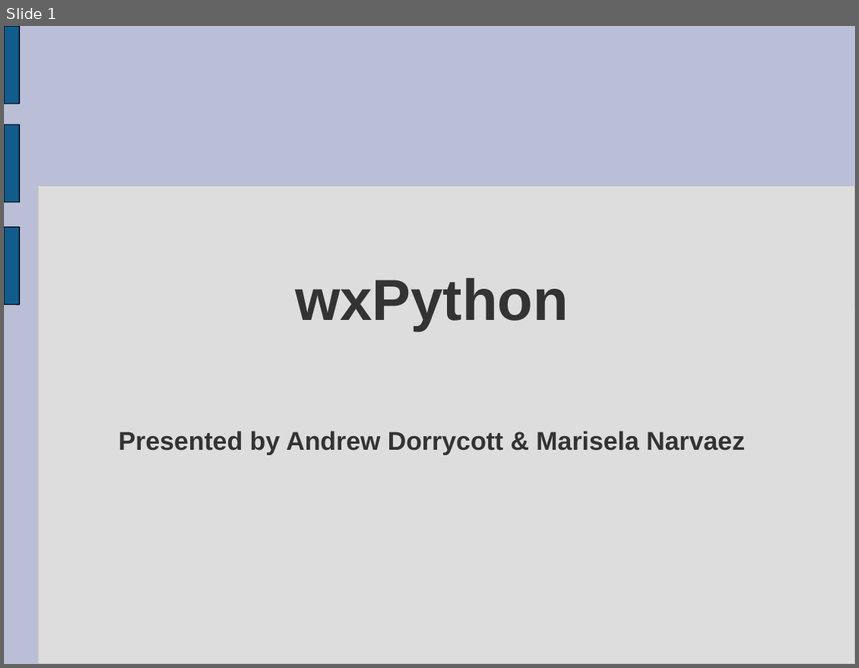
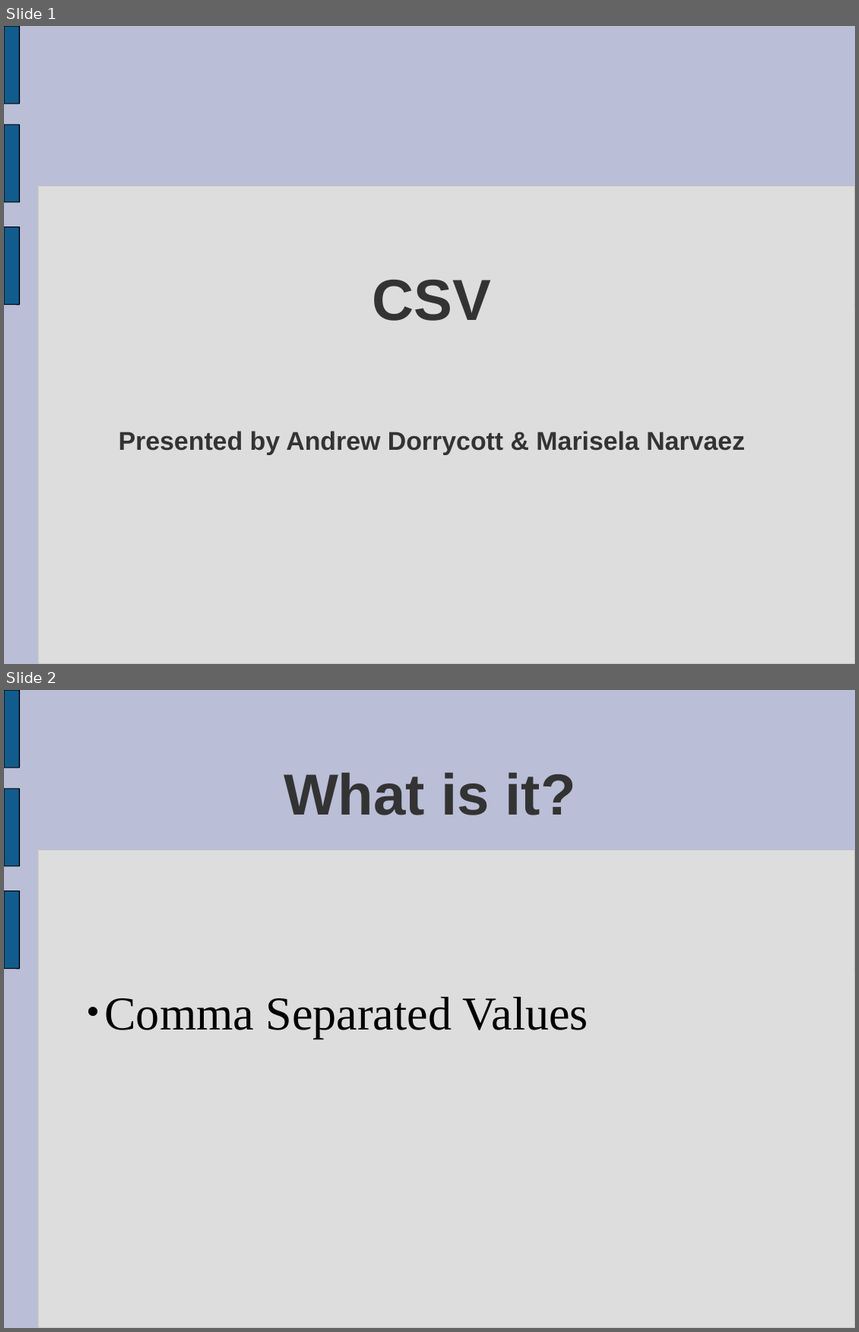
Before and after one commit to tdyhacker/pythonexploration, a slide deck: kusinwolf/CSV/CSV.ppt. Shown one above the other, each under a label of ours: slide 1 before the commit, slides 1 and 2 after it. The pictures are 859x668 and 859x1332 pixels, drawn with LibreOffice and Linux fonts; fonts in the diff are those of the drawing. Boxes give left, top, right and bottom in pixels: in the first picture for what was removed or moved away, otherwise in the second. Text is boxed around its words. In the diff, an @@ line names an element or a change of style, - is before the commit and + after.

```diff
--- a/kusinwolf/CSV/CSV.ppt
+++ b/kusinwolf/CSV/CSV.ppt
@@ slide 2 added at (4,690,855,1328), background #BABED6; not listed: 4 template elements that a slide beside it also shows @@
@@ title added at (284,773,576,815), 54 pt, text #333333, bold @@
+What is it?
@@ subtitle added at (105,997,588,1039), 44 pt, text #000000 @@
+  ● Comma Separated Values
@@ slide 1 changed as well @@
@@ text at (373,280,492,321): text changed @@
-wxPython
+CSV
```
Also in this commit, not shown: 3 other slides added, 4 slides removed, 1 other file.
